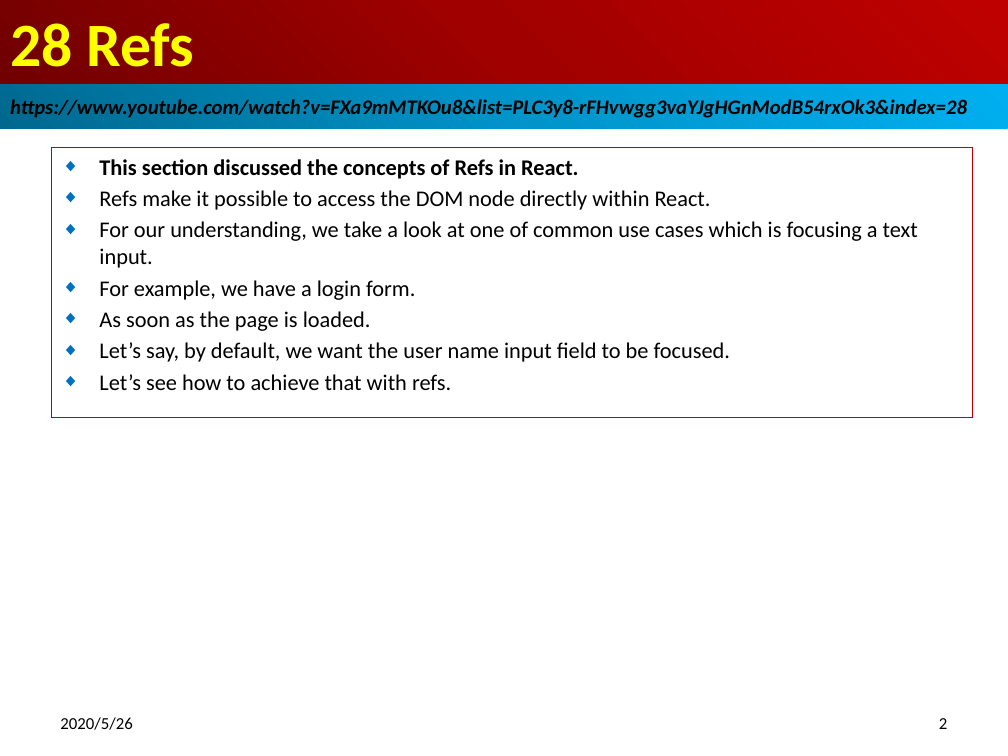
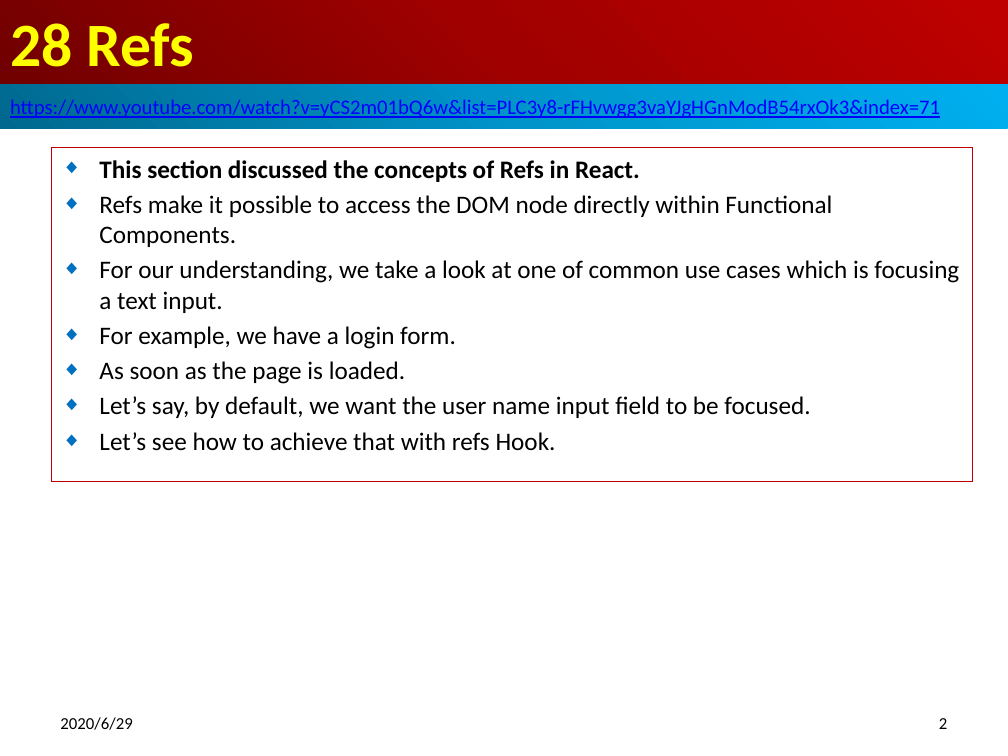
Before and after one commit to peterhchen/800-React-Hook, a slide deck: slide 2 of 28_Refs.pptx. Drawn at 1008x756 pixels with LibreOffice and Linux fonts; fonts in the diff are those of the drawing. Boxes give left, top, right and bottom in pixels: in the first picture for what was removed or moved away, otherwise in the second. Text is boxed around its words. In the diff, an @@ line names an element or a change of style, - is before the commit and + after.

```diff
--- a/28_Refs.pptx
+++ b/28_Refs.pptx
@@ text in rectangle at (10, 97, 940, 120): text changed; text colour #000000 to #0000FF; bold off; italic off @@
-https://www.youtube.com/watch?v=FXa9mMTKOu8&list=PLC3y8-rFHvwgg3vaYJgHGnModB54rxOk3&index=28
+https://www.youtube.com/watch?v=yCS2m01bQ6w&list=PLC3y8-rFHvwgg3vaYJgHGnModB54rxOk3&index=71
@@ subtitle "This section discussed the concepts ...": place and size @@
-subtitle "This section discussed the concepts ..." at (51, 148, 972, 418)
+subtitle "This section discussed the concepts ..." at (51, 148, 972, 482)
@@ subtitle at (99, 160, 959, 418): size 16 to 18 pt in "This section discussed the concepts of Refs ...", "For our understanding, we take a look ...", "For example, we have a login form.", "As soon as the page is loaded." and 1 more places @@
@@ subtitle at (99, 195, 832, 247): text changed; size 16 to 18 pt @@
-◆ Refs make it possible to access the DOM node directly within React.
+◆ Refs make it possible to access the DOM node directly within Functional Components.
@@ subtitle at (99, 432, 556, 451): text changed; size 16 to 18 pt @@
-◆ Let’s see how to achieve that with refs.
+◆ Let’s see how to achieve that with refs Hook.
@@ text at (60, 717, 132, 730): text changed @@
-2020/5/26
+2020/6/29
```
Also in this commit, not shown: 15 other slides changed, 5 slides added, 6 slides removed.
